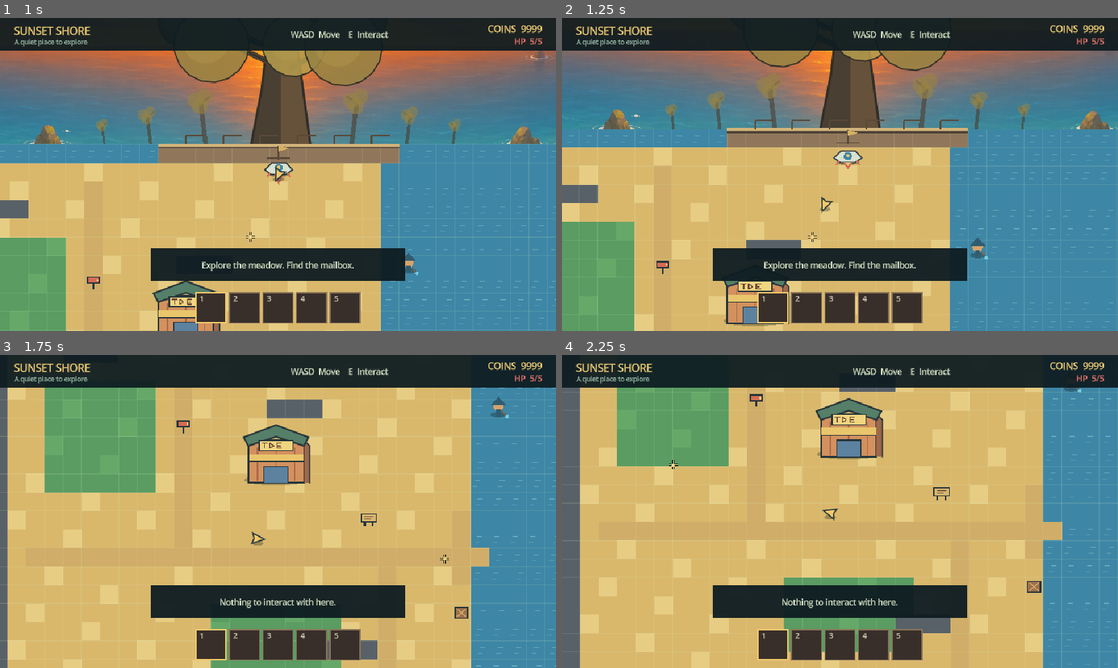
Above: before the commit, frames 1-4 (two rows, left to right).
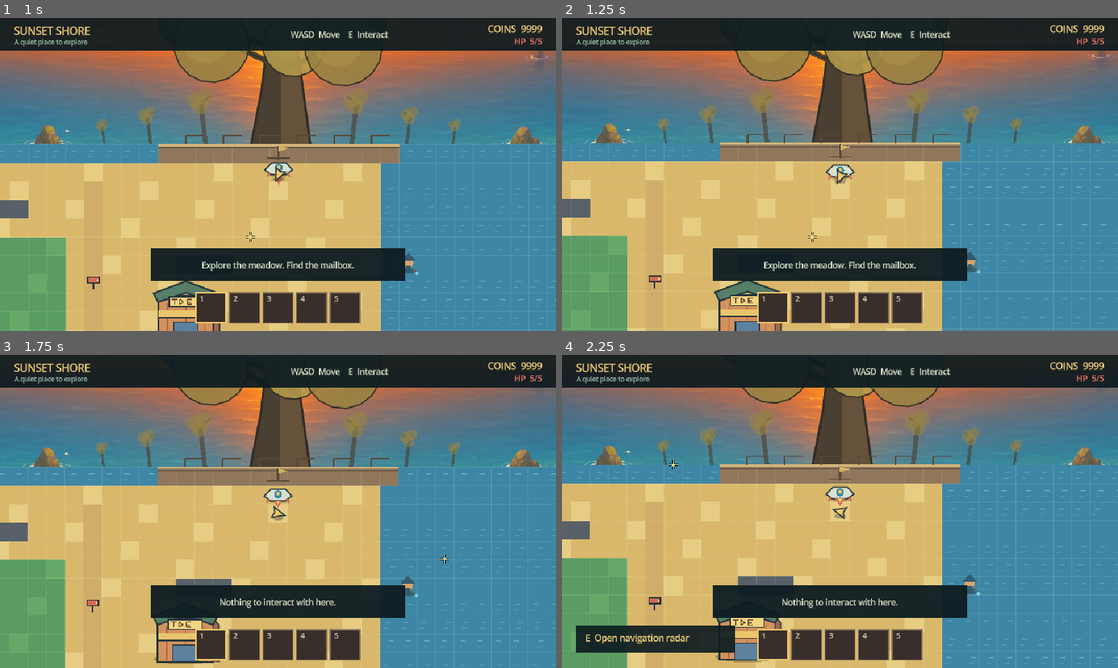
Above: after the commit, the same moments.

Repository: Neikos0493/Project_Grow
Game: Godot game, scene res://MainPond.tscn
The game is run twice, just before and just after one commit, with the same random seed, the same clock (stepped at 60 frames per second) and the same inputs. This scene is started directly instead of the project's main scene.
Inputs (mouse positions are in pixels of both pictures, inside the frame that each line leads up to):
- Up to frame 1 (1 s): tap Enter (ui_accept) at 0.5, 0.77 s; move the mouse to (250, 237) at 0.52 s; press the mouse at (250, 237) at 0.53 s; hold W (move_up) from 0.53 s (still down)
- Up to frame 2 (1.25 s): keep holding W (move_up)
- Up to frame 3 (1.75 s): keep holding W (move_up); move the mouse to (444, 558) at 1.27 s; release the mouse at (444, 558) at 1.28 s; tap E (interact) at 1.35 s; tap Enter (ui_accept) at 1.52 s
- Up to frame 4 (2.25 s): move the mouse to (673, 464) at 2.02 s; release W (move_up) at 2.03 s; hold A (move_left) from 2.03 s (still down); tap 1 at 2.1 s

Frame 1 is identical in both runs. In frame 2, 23% of the frame differs, in the area x 0-100%, y 10-100%; in frame 3, 47%; in frame 4, 49%.

Commit message:
Animate bidirectional spaceship travel

Diff:
--- /dev/null
+++ b/MainReturn.tscn
@@ -0,0 +1,9 @@
+[gd_scene load_steps=2 format=3]
+
+[ext_resource type="PackedScene" path="res://Main.tscn" id="1_main"]
+
+[node name="Main" instance=ExtResource("1_main")]
+arrival_from_travel = true
+
+[node name="World" parent="." index="0"]
+level_variant = "meadow"
--- a/scripts/main.gd
+++ b/scripts/main.gd
@@ -51,6 +51,8 @@
 @onready var death_overlay: ColorRect = $HUD/DeathOverlay
 @onready var respawn_progress: ProgressBar = $HUD/DeathOverlay/DeathCard/RespawnProgress
 @onready var dialogue_box: MeadowDialogueBox = $HUD/DialogueBox
+
+@export var arrival_from_travel := false
 
 var coins := STARTING_COINS
 var language := "en"
@@ -120,7 +122,7 @@
 	_refresh_inventory()
 	_refresh_coins()
 	_show_toast(_msg("Explore the meadow. Find the mailbox.", "探索草甸，找到邮箱。"))
-	if world.level_variant == "pond":
+	if world.level_variant == "pond" or arrival_from_travel:
 		call_deferred("_play_arrival")
 
 func _play_arrival() -> void:
@@ -370,7 +372,11 @@
 		1:
 			_close_radar()
 			if world.level_variant == "pond":
-				get_tree().change_scene_to_file("res://Main.tscn")
+				player.controls_locked = true
+				var return_tween := create_tween().set_parallel(true)
+				return_tween.tween_property(world, "ship_transition_offset", Vector2(0, -220), 1.15).set_trans(Tween.TRANS_QUAD).set_ease(Tween.EASE_IN)
+				return_tween.tween_method(world.set_ship_flame_length, 12.0, 48.0, 0.55)
+				travel_transition.play_departure("res://MainReturn.tscn")
 			else:
 				_show_toast(_msg("Greenmeadow is already in range.", "绿野就在附近。"))
 		2:
--- a/scripts/world.gd
+++ b/scripts/world.gd
@@ -188,7 +188,7 @@
 	_set_rock_cluster([Vector2i(18, 19), Vector2i(19, 19), Vector2i(20, 19)])
 
 func get_player_start_cell() -> Vector2i:
-	return Vector2i(14, 13) if level_variant == "pond" else PLAYER_START_CELL
+	return PLAYER_START_CELL
 
 func get_level_title() -> String:
 	if level_variant == "pond":
